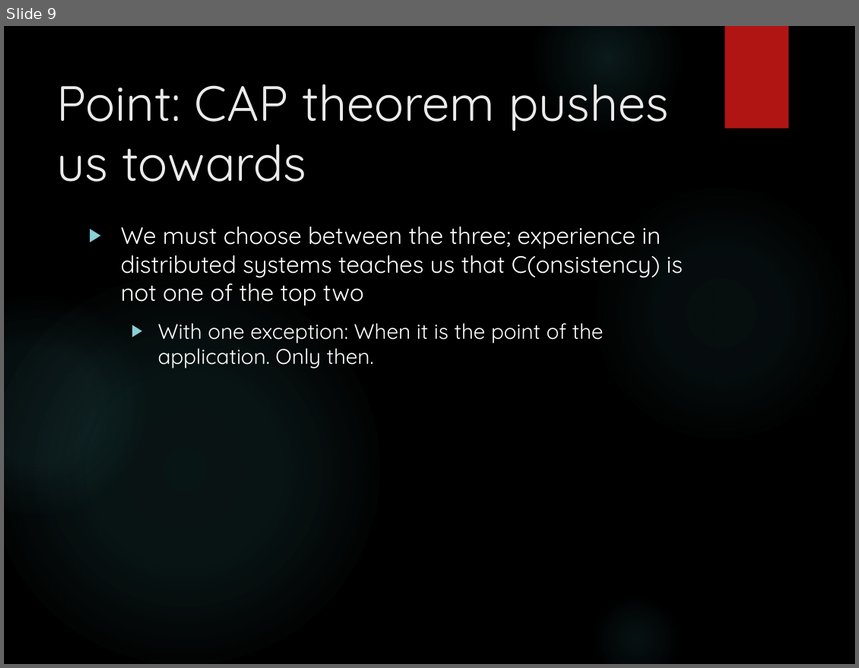
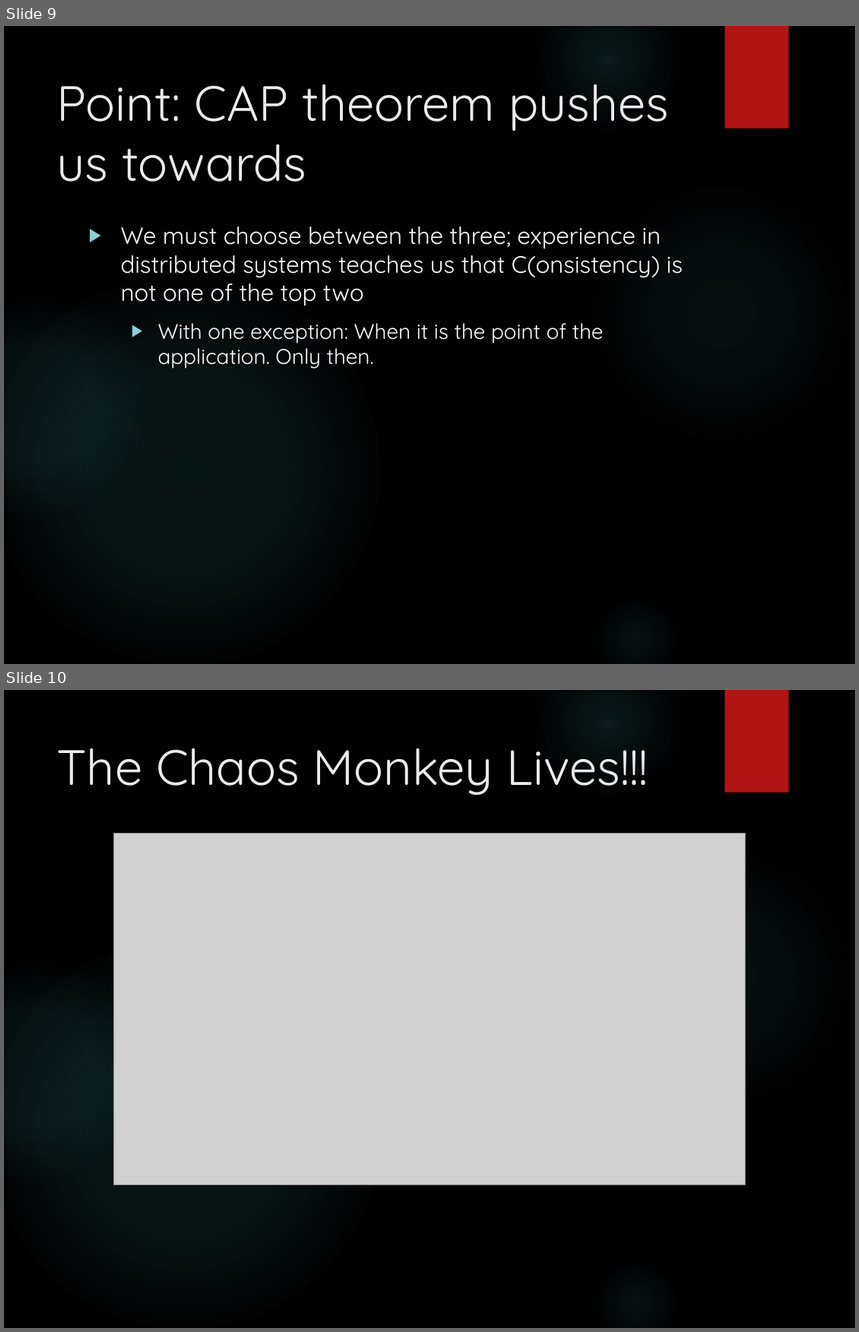
Before and after one commit to arif-aigonix/leap2015, a slide deck: Cloud and Distributed Architecture Overview.pptx. Shown one above the other, each under a label of ours: slide 9 before the commit, slides 9 and 10 after it. The pictures are 859x668 and 859x1332 pixels, drawn with LibreOffice and Linux fonts; fonts in the diff are those of the drawing; grey boxes stand for pictures; background and template pictures are left out. Boxes give left, top, right and bottom in pixels: in the first picture for what was removed or moved away, otherwise in the second. Text is boxed around its words. In the diff, an @@ line names an element or a change of style, - is before the commit and + after.

```diff
--- a/Cloud and Distributed Architecture Overview.pptx
+++ b/Cloud and Distributed Architecture Overview.pptx
@@ slide 10 added at (x1=4, y1=690, x2=855, y2=1328), background picture (left out); not listed: 6 template elements that a slide beside it also shows @@
@@ title added at (x1=57, y1=748, x2=648, y2=795), 46.3 pt, text #EBEBEB @@
+The Chaos Monkey Lives!!!
@@ picture added at (x1=113, y1=833, x2=746, y2=1185) @@
```
Also in this commit, not shown: 1 slide changed, 6 other slides added, 1 other file.
